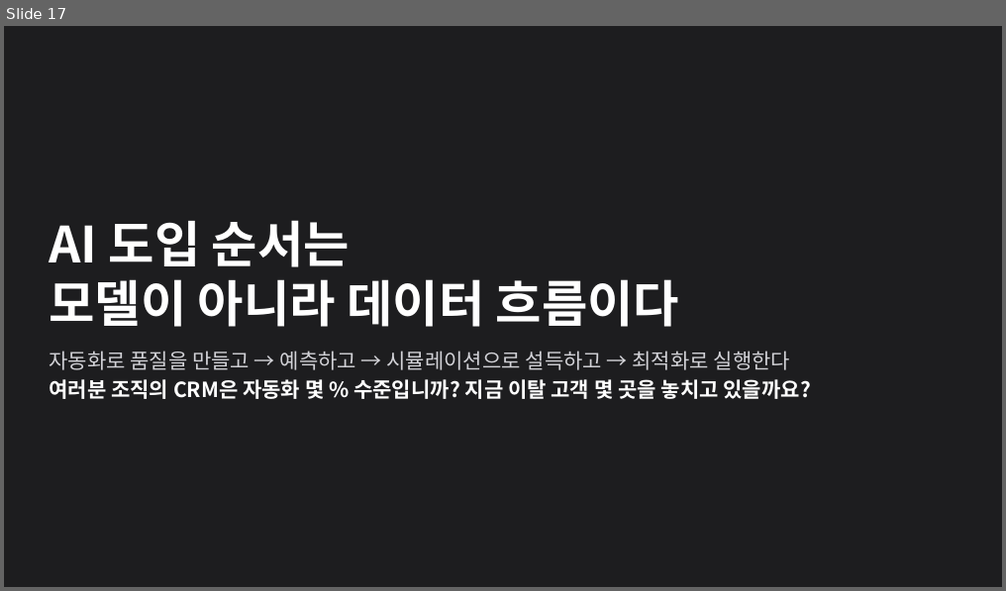
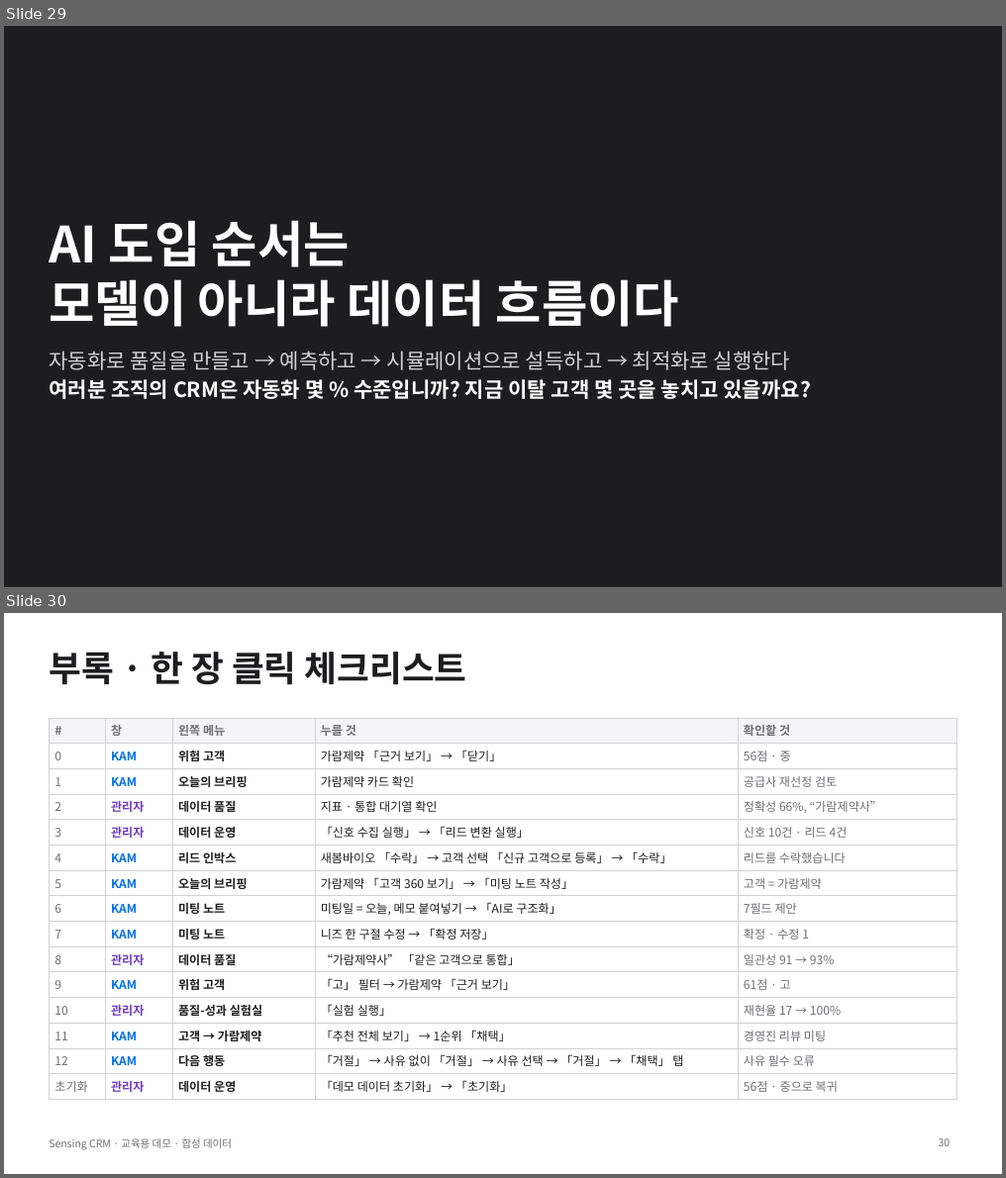
Before and after one commit to donchang07/work2, a slide deck: sensing-crm/docs/lecture/sensing-crm-demo.pptx. Shown one above the other, each under a label of ours: slide 17 before the commit, slides 29 and 30 after it. The pictures are 1006x591 and 1006x1178 pixels, drawn with LibreOffice and Linux fonts; fonts in the diff are those of the drawing. Boxes give left, top, right and bottom in pixels: in the first picture for what was removed or moved away, otherwise in the second. Text is boxed around its words. In the diff, an @@ line names an element or a change of style, - is before the commit and + after.

```diff
--- a/sensing-crm/docs/lecture/sensing-crm-demo.pptx
+++ b/sensing-crm/docs/lecture/sensing-crm-demo.pptx
@@ slide 30 added at (4, 613, 1002, 1174), background #FFFFFF @@
@@ title added at (49, 652, 467, 685), 34 pt, text #1D1D1F, bold @@
+부록 · 한 장 클릭 체크리스트
@@ table added at (49, 718, 957, 1096), 15 rows, 5 columns @@
+# | 창 | 왼쪽 메뉴 | 누를 것 | 확인할 것
+0 | KAM | 위험 고객 | 가람제약 「근거 보기」 → 「닫기」 | 56점 · 중
+1 | KAM | 오늘의 브리핑 | 가람제약 카드 확인 | 공급사 재선정 검토
+2 | 관리자 | 데이터 품질 | 지표 · 통합 대기열 확인 | 정확성 66%, “가람제약사”
+3 | 관리자 | 데이터 운영 | 「신호 수집 실행」 → 「리드 변환 실행」 | 신호 10건 · 리드 4건
+4 | KAM | 리드 인박스 | 새봄바이오 「수락」 → 고객 선택 「신규 고객으로 등록」 → 「수락」 | 리드를 수락했습니다
+5 | KAM | 오늘의 브리핑 | 가람제약 「고객 360 보기」 → 「미팅 노트 작성」 | 고객 = 가람제약
+6 | KAM | 미팅 노트 | 미팅일 = 오늘, 메모 붙여넣기 → 「AI로 구조화」 | 7필드 제안
+7 | KAM | 미팅 노트 | 니즈 한 구절 수정 → 「확정 저장」 | 확정 · 수정 1
+8 | 관리자 | 데이터 품질 | “가람제약사” 「같은 고객으로 통합」 | 일관성 91 → 93%
+9 | KAM | 위험 고객 | 「고」 필터 → 가람제약 「근거 보기」 | 61점 · 고
+10 | 관리자 | 품질-성과 실험실 | 「실험 실행」 | 재현율 17 → 100%
+11 | KAM | 고객 → 가람제약 | 「추천 전체 보기」 → 1순위 「채택」 | 경영진 리뷰 미팅
+12 | KAM | 다음 행동 | 「거절」 → 사유 없이 「거절」 → 사유 선택 → 「거절」 → 「채택」 탭 | 사유 필수 오류
+초기화 | 관리자 | 데이터 운영 | 「데모 데이터 초기화」 → 「초기화」 | 56점 · 중으로 복귀
@@ text added at (49, 1139, 232, 1151), 10 pt, text #6E6E73 @@
+Sensing CRM · 교육용 데모 · 합성 데이터
@@ page number added at (939, 1139, 950, 1147), 10 pt, text #6E6E73 @@
+30
@@ what was slide 17 is now slide 29 @@
```
Also in this commit, not shown: 6 slides changed, 15 other slides added, 2 slides removed, 36 other files.
